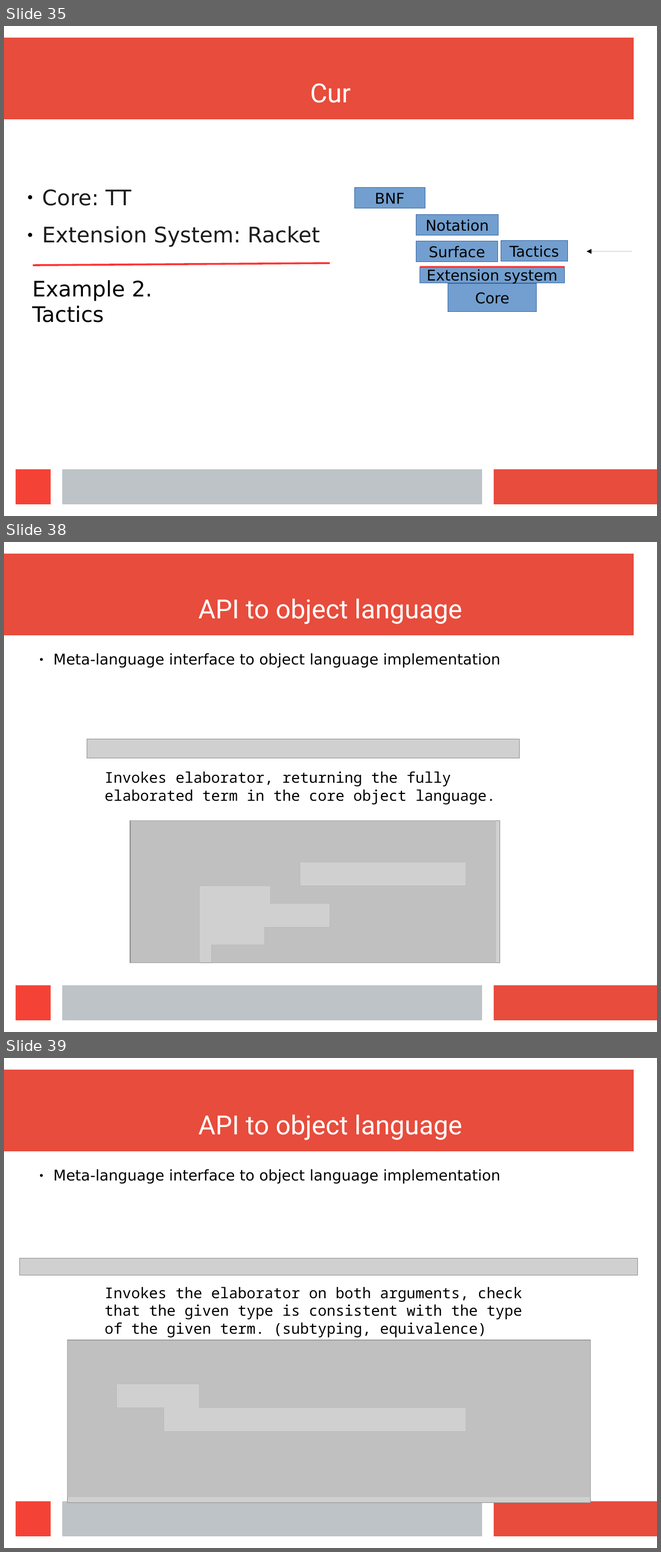
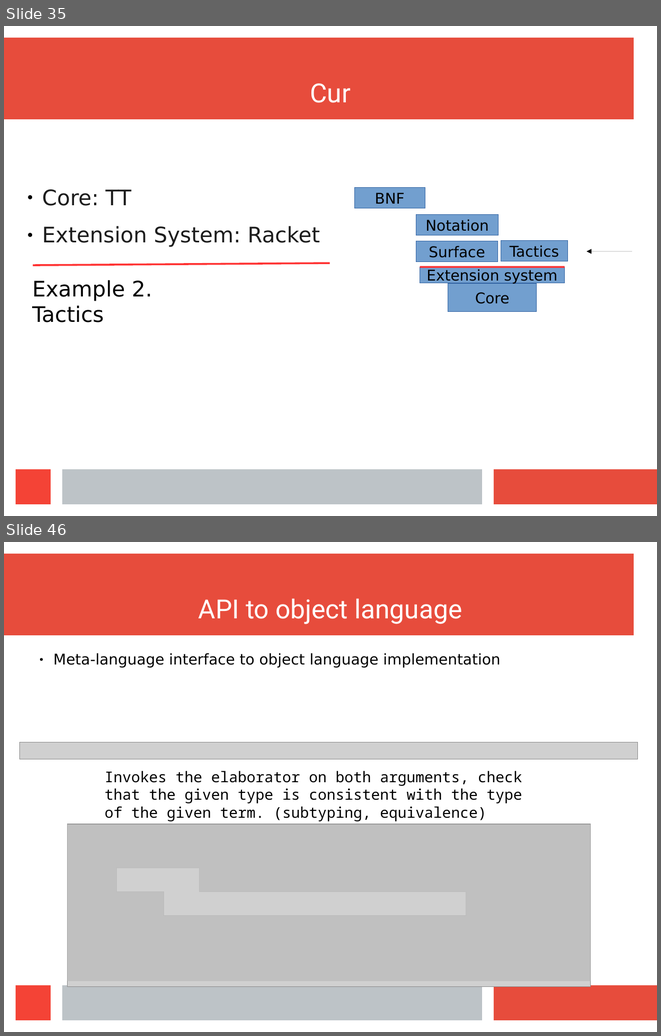
Before and after one commit to wilbowma/cur, a slide deck: hope-2016/slides.odp. Shown one above the other, each under a label of ours: slides 35, 38 and 39 before the commit, slides 35 and 46 after it; the slides between them are not shown. The pictures are 661x1552 and 661x1036 pixels, drawn with LibreOffice and Linux fonts; fonts in the diff are those of the drawing; grey boxes stand for pictures. Boxes give left, top, right and bottom in pixels: in the first picture for what was removed or moved away, otherwise in the second. Text is boxed around its words. In the diff, an @@ line names an element or a change of style, - is before the commit and + after.

```diff
--- a/hope-2016/slides.odp
+++ b/hope-2016/slides.odp
@@ slide 38 removed at [4,542,657,1032], background #FFFFFF; not listed: 4 template elements that a slide beside it also shows @@
@@ title removed at [199,598,462,624] @@
-API to object language
@@ text removed at [53,653,500,668] @@
-● Meta-language interface to object language implementation
@@ picture removed at [87,739,520,758] @@
@@ text removed at [105,771,495,804] @@
-Invokes elaborator, returning the fully elaborated term in the core object language.
@@ picture removed at [130,820,500,963] @@
@@ freeform shape removed at [131,820,496,963] @@
@@ what was slide 39 is now slide 46 @@
```
Also in this commit, not shown: 9 slides added, 2 other slides removed.
